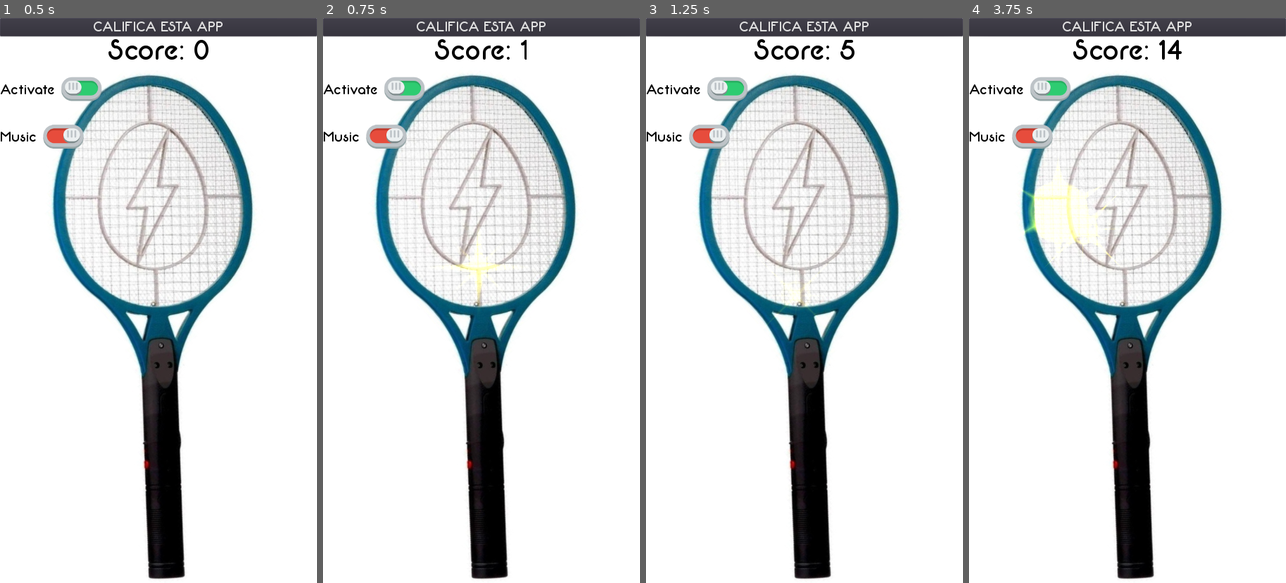
Above: before the commit, frames 1-4 (left to right).
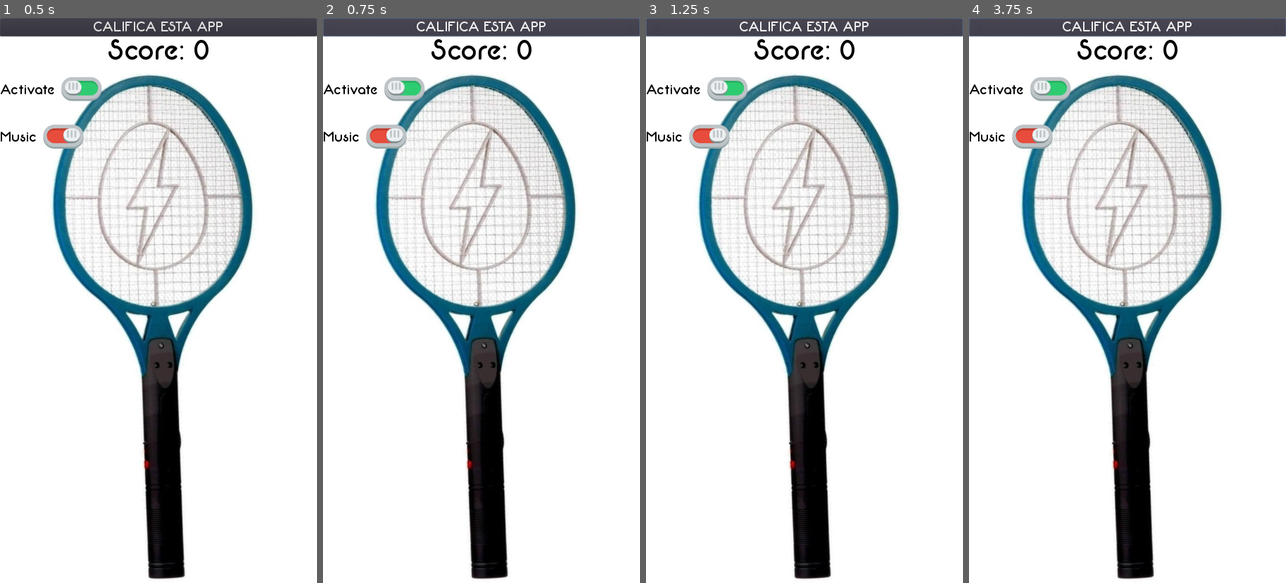
Above: after the commit, the same moments.

Repository: DeybisMelendez/raqueta-mata-mosquitos
Game: Godot game, scene res://main/Raqueta.tscn
The game is run twice, just before and just after one commit, with the same random seed, the same clock (stepped at 60 frames per second) and the same inputs.
Inputs (mouse positions are in pixels of both pictures, inside the frame that each line leads up to):
- Up to frame 1 (0.5 s): no input
- Up to frame 2 (0.75 s): click "CALIFICA ESTA APP" at 0.5 s
- Up to frame 3 (1.25 s): no input
- Up to frame 4 (3.75 s): click (1051, 91) at 1.25 s; click "CALIFICA ESTA APP" at 2 s; click (1051, 91) at 2.75 s; click "CALIFICA ESTA APP" at 3.5 s

Frame 1 is identical in both runs. In frame 2, 1.0% of the frame differs, in the area x 0-100%, y 0-50%; in frame 3, 0.4%; in frame 4, 1.5%, in the area x 0-100%, y 0-44%.

Commit message:
funcionalidad de musica añadida

Diff:
--- a/main/Raqueta.gd
+++ b/main/Raqueta.gd
@@ -5,18 +5,37 @@
 onready var Score = $VBoxContainer/HBoxContainer/Score
 onready var Music = $VBoxContainer/HBoxContainer3/Music
 onready var Mosquitos = $CenterContainer/Control.get_children()
-
+onready var AudioMusic = $AudioStreamPlayer
+onready var Anim = $AnimationPlayer
 var score = 0
 func _ready():
 	Rate.connect("button_up", self, "rate")
+
 func rate():
 	OS.shell_open("https://play.google.com/store/apps/details?id=com.damv.raqueta_mata_mosquitos")
+
+func get_gyroscope():
+	return Input.get_gyroscope().length()
 
 func _physics_process(_delta):
 	if Activate.pressed:
 		if Music.pressed:
-			pass
+			if AudioMusic.is_playing() and Anim.is_playing():
+				var gyroscope = get_gyroscope()
+				if gyroscope > 3:
+					AudioMusic.stream_paused = false
+					Anim.play("music")
+				else:
+					AudioMusic.stream_paused = true
+					Anim.play("stop_music")
+			else:
+				AudioMusic.play()
+				Anim.play("music")
 		else:
+			if AudioMusic.is_playing():
+				AudioMusic.stop()
+			if Anim.is_playing():
+				Anim.play("stop_music")
 			kill_mosquitos()
 	elif score != 0:
 		score = 0
@@ -26,7 +45,7 @@
 	Score.text = "Score: " + str(s)
 
 func kill_mosquitos():
-	var gyroscope = 10#Input.get_gyroscope().length()
+	var gyroscope = get_gyroscope()
 	var random
 	if gyroscope > 10:
 		random = randi()%3
--- a/main/Raqueta.tscn
+++ b/main/Raqueta.tscn
@@ -7,6 +7,40 @@
 [ext_resource path="res://assets/images/switch-button-on.png" type="Texture" id=5]
 [ext_resource path="res://stars/Star.tscn" type="PackedScene" id=6]
 [ext_resource path="res://styles/64.tres" type="DynamicFont" id=7]
+[ext_resource path="res://assets/sounds/The Sacados - Pican Los Mosquitos.wav" type="AudioStream" id=8]
+
+[sub_resource type="Animation" id=1]
+resource_name = "music"
+length = 2.25
+loop = true
+tracks/0/type = "value"
+tracks/0/path = NodePath("CanvasModulate:color")
+tracks/0/interp = 2
+tracks/0/loop_wrap = true
+tracks/0/imported = false
+tracks/0/enabled = true
+tracks/0/keys = {
+"times": PoolRealArray( 0.45, 0.9, 1.35, 1.8, 2.25 ),
+"transitions": PoolRealArray( 1, 1, 1, 1, 1 ),
+"update": 1,
+"values": [ Color( 0.992157, 0, 0, 1 ), Color( 1, 1, 0, 1 ), Color( 0, 1, 0, 1 ), Color( 0, 1, 1, 1 ), Color( 0, 0, 1, 1 ) ]
+}
+
+[sub_resource type="Animation" id=2]
+resource_name = "stop_music"
+length = 0.5
+tracks/0/type = "value"
+tracks/0/path = NodePath("CanvasModulate:color")
+tracks/0/interp = 2
+tracks/0/loop_wrap = true
+tracks/0/imported = false
+tracks/0/enabled = true
+tracks/0/keys = {
+"times": PoolRealArray( 0.5 ),
+"transitions": PoolRealArray( 1 ),
+"update": 0,
+"values": [ Color( 1, 1, 1, 1 ) ]
+}
 
 [node name="Raqueta" type="Control"]
 anchor_right = 1.0
@@ -32,6 +66,94 @@
 __meta__ = {
 "_edit_use_anchors_": false
 }
+
+[node name="CenterContainer" type="CenterContainer" parent="."]
+anchor_right = 1.0
+anchor_bottom = 1.0
+__meta__ = {
+"_edit_use_anchors_": false
+}
+
+[node name="Control" type="Control" parent="CenterContainer"]
+margin_left = 360.0
+margin_top = 640.0
+margin_right = 360.0
+margin_bottom = 640.0
+
+[node name="0" parent="CenterContainer/Control" instance=ExtResource( 6 )]
+position = Vector2( -25.9016, -451.12 )
+
+[node name="1" parent="CenterContainer/Control" instance=ExtResource( 6 )]
+position = Vector2( 86.3387, -395 )
+
+[node name="2" parent="CenterContainer/Control" instance=ExtResource( 6 )]
+position = Vector2( 140.3, -300.027 )
+
+[node name="3" parent="CenterContainer/Control" instance=ExtResource( 6 )]
+position = Vector2( 159.727, -202.896 )
+
+[node name="4" parent="CenterContainer/Control" instance=ExtResource( 6 )]
+position = Vector2( 133.825, -116.558 )
+
+[node name="5" parent="CenterContainer/Control" instance=ExtResource( 6 )]
+position = Vector2( 47.4862, -41.0112 )
+
+[node name="6" parent="CenterContainer/Control" instance=ExtResource( 6 )]
+position = Vector2( -19.4263, -10.7927 )
+
+[node name="7" parent="CenterContainer/Control" instance=ExtResource( 6 )]
+position = Vector2( -90.6558, -45.3284 )
+
+[node name="8" parent="CenterContainer/Control" instance=ExtResource( 6 )]
+position = Vector2( -157.568, -120.875 )
+
+[node name="9" parent="CenterContainer/Control" instance=ExtResource( 6 )]
+position = Vector2( -157.568, -200.738 )
+
+[node name="10" parent="CenterContainer/Control" instance=ExtResource( 6 )]
+position = Vector2( -153.251, -304.345 )
+
+[node name="11" parent="CenterContainer/Control" instance=ExtResource( 6 )]
+position = Vector2( -112.241, -401.476 )
+
+[node name="12" parent="CenterContainer/Control" instance=ExtResource( 6 )]
+position = Vector2( -53.962, -358.306 )
+
+[node name="13" parent="CenterContainer/Control" instance=ExtResource( 6 )]
+position = Vector2( 21.5844, -343.197 )
+
+[node name="14" parent="CenterContainer/Control" instance=ExtResource( 6 )]
+position = Vector2( -88.4977, -261.175 )
+
+[node name="15" parent="CenterContainer/Control" instance=ExtResource( 6 )]
+position = Vector2( -30.219, -259.017 )
+
+[node name="16" parent="CenterContainer/Control" instance=ExtResource( 6 )]
+position = Vector2( 49.6444, -252.542 )
+
+[node name="17" parent="CenterContainer/Control" instance=ExtResource( 6 )]
+position = Vector2( 82.0215, -196.421 )
+
+[node name="18" parent="CenterContainer/Control" instance=ExtResource( 6 )]
+position = Vector2( 19.4259, -181.312 )
+
+[node name="19" parent="CenterContainer/Control" instance=ExtResource( 6 )]
+position = Vector2( -49.6451, -174.837 )
+
+[node name="20" parent="CenterContainer/Control" instance=ExtResource( 6 )]
+position = Vector2( -101.448, -161.886 )
+
+[node name="21" parent="CenterContainer/Control" instance=ExtResource( 6 )]
+position = Vector2( -82.0222, -110.083 )
+
+[node name="22" parent="CenterContainer/Control" instance=ExtResource( 6 )]
+position = Vector2( -12.9513, -116.558 )
+
+[node name="23" parent="CenterContainer/Control" instance=ExtResource( 6 )]
+position = Vector2( 51.8029, -118.717 )
+
+[node name="24" parent="CenterContainer/Control" instance=ExtResource( 6 )]
+position = Vector2( -6.47571, -75.5476 )
 
 [node name="VBoxContainer" type="VBoxContainer" parent="."]
 anchor_right = 1.0
@@ -125,92 +247,11 @@
 align = 1
 expand_icon = true
 
-[node name="CenterContainer" type="CenterContainer" parent="."]
-anchor_right = 1.0
-anchor_bottom = 1.0
-__meta__ = {
-"_edit_use_anchors_": false
-}
-
-[node name="Control" type="Control" parent="CenterContainer"]
-margin_left = 360.0
-margin_top = 640.0
-margin_right = 360.0
-margin_bottom = 640.0
-
-[node name="0" parent="CenterContainer/Control" instance=ExtResource( 6 )]
-position = Vector2( -25.9016, -451.12 )
-
-[node name="1" parent="CenterContainer/Control" instance=ExtResource( 6 )]
-position = Vector2( 86.3387, -395 )
-
-[node name="2" parent="CenterContainer/Control" instance=ExtResource( 6 )]
-position = Vector2( 140.3, -300.027 )
-
-[node name="3" parent="CenterContainer/Control" instance=ExtResource( 6 )]
-position = Vector2( 159.727, -202.896 )
-
-[node name="4" parent="CenterContainer/Control" instance=ExtResource( 6 )]
-position = Vector2( 133.825, -116.558 )
-
-[node name="5" parent="CenterContainer/Control" instance=ExtResource( 6 )]
-position = Vector2( 47.4862, -41.0112 )
-
-[node name="6" parent="CenterContainer/Control" instance=ExtResource( 6 )]
-position = Vector2( -19.4263, -10.7927 )
-
-[node name="7" parent="CenterContainer/Control" instance=ExtResource( 6 )]
-position = Vector2( -90.6558, -45.3284 )
-
-[node name="8" parent="CenterContainer/Control" instance=ExtResource( 6 )]
-position = Vector2( -157.568, -120.875 )
-
-[node name="9" parent="CenterContainer/Control" instance=ExtResource( 6 )]
-position = Vector2( -157.568, -200.738 )
-
-[node name="10" parent="CenterContainer/Control" instance=ExtResource( 6 )]
-position = Vector2( -153.251, -304.345 )
-
-[node name="11" parent="CenterContainer/Control" instance=ExtResource( 6 )]
-position = Vector2( -112.241, -401.476 )
-
-[node name="12" parent="CenterContainer/Control" instance=ExtResource( 6 )]
-position = Vector2( -53.962, -358.306 )
-
-[node name="13" parent="CenterContainer/Control" instance=ExtResource( 6 )]
-position = Vector2( 21.5844, -343.197 )
-
-[node name="14" parent="CenterContainer/Control" instance=ExtResource( 6 )]
-position = Vector2( -88.4977, -261.175 )
-
-[node name="15" parent="CenterContainer/Control" instance=ExtResource( 6 )]
-position = Vector2( -30.219, -259.017 )
-
-[node name="16" parent="CenterContainer/Control" instance=ExtResource( 6 )]
-position = Vector2( 49.6444, -252.542 )
-
-[node name="17" parent="CenterContainer/Control" instance=ExtResource( 6 )]
-position = Vector2( 82.0215, -196.421 )
-
-[node name="18" parent="CenterContainer/Control" instance=ExtResource( 6 )]
-position = Vector2( 19.4259, -181.312 )
-
-[node name="19" parent="CenterContainer/Control" instance=ExtResource( 6 )]
-position = Vector2( -49.6451, -174.837 )
-
-[node name="20" parent="CenterContainer/Control" instance=ExtResource( 6 )]
-position = Vector2( -101.448, -161.886 )
-
-[node name="21" parent="CenterContainer/Control" instance=ExtResource( 6 )]
-position = Vector2( -82.0222, -110.083 )
-
-[node name="22" parent="CenterContainer/Control" instance=ExtResource( 6 )]
-position = Vector2( -12.9513, -116.558 )
-
-[node name="23" parent="CenterContainer/Control" instance=ExtResource( 6 )]
-position = Vector2( 51.8029, -118.717 )
-
-[node name="24" parent="CenterContainer/Control" instance=ExtResource( 6 )]
-position = Vector2( -6.47571, -75.5476 )
-
 [node name="CanvasModulate" type="CanvasModulate" parent="."]
+
+[node name="AudioStreamPlayer" type="AudioStreamPlayer" parent="."]
+stream = ExtResource( 8 )
+
+[node name="AnimationPlayer" type="AnimationPlayer" parent="."]
+anims/music = SubResource( 1 )
+anims/stop_music = SubResource( 2 )
Not shown: 1 places in main/Raqueta.tscn that only renumber resources
